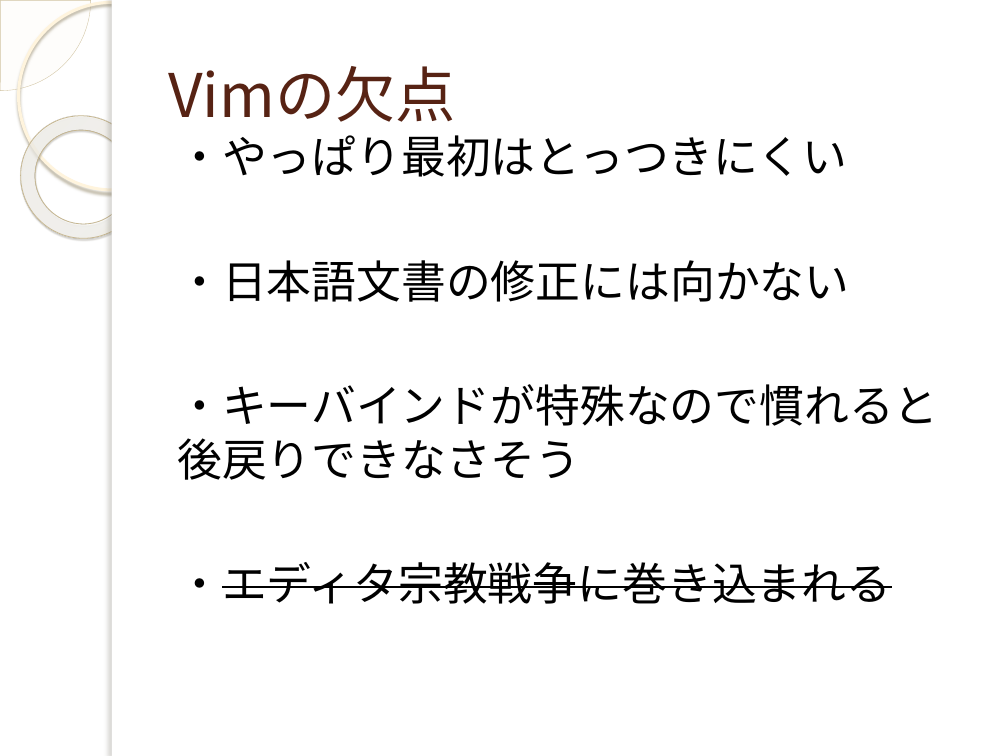
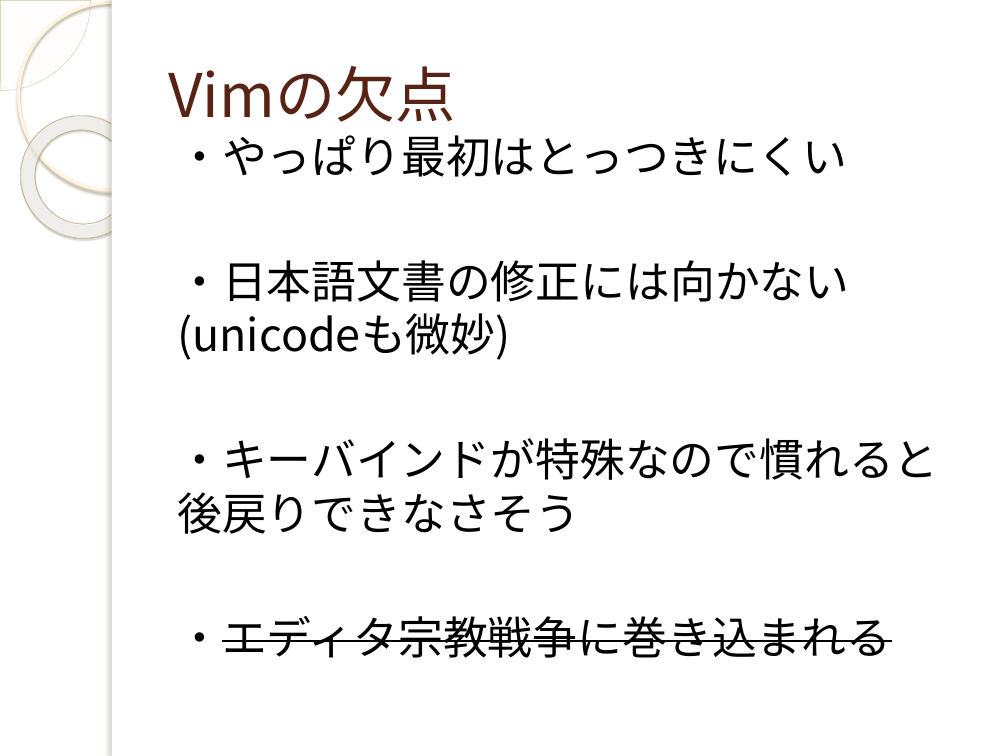
Before and after one commit to yuridonus/FEstudy, a slide deck: slide 35 of vimmer.pptx. Drawn at 1008x756 pixels with LibreOffice and Linux fonts; fonts in the diff are those of the drawing; background and template pictures are left out. Boxes give left, top, right and bottom in pixels: in the first picture for what was removed or moved away, otherwise in the second. Text is boxed around its words. In the diff, an @@ line names an element or a change of style, - is before the commit and + after.

```diff
--- a/vimmer.pptx
+++ b/vimmer.pptx
@@ text at [177, 260, 849, 360]: text changed @@
-・日本語文書の修正には向かない
+・日本語文書の修正には向かない(unicodeも微妙)
```
Also in this commit, not shown: 5 other slides changed, 1 other file.
